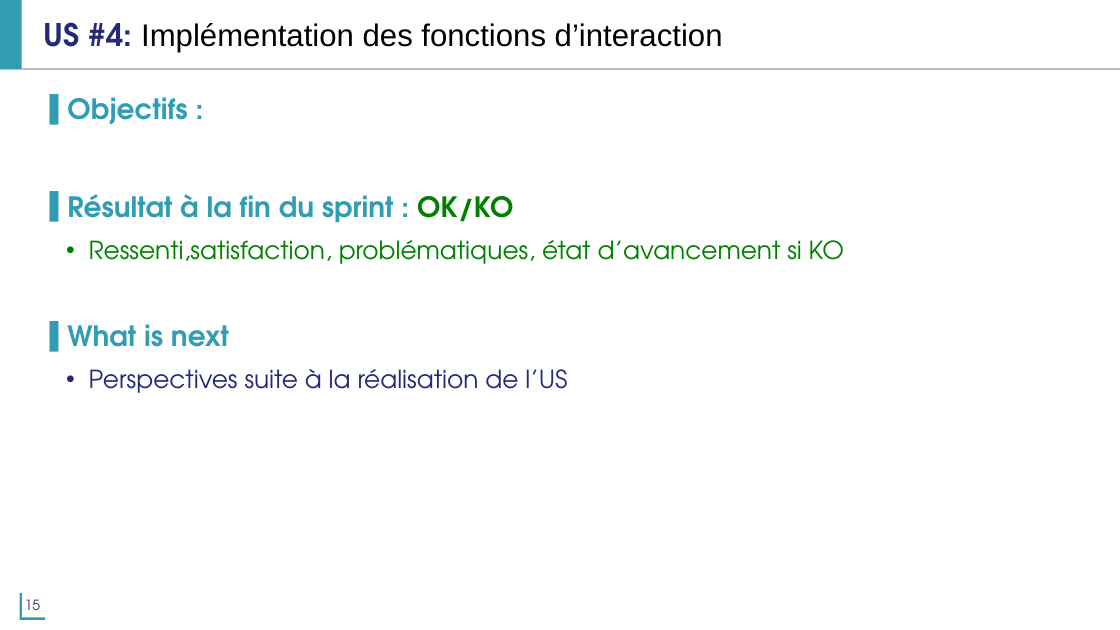
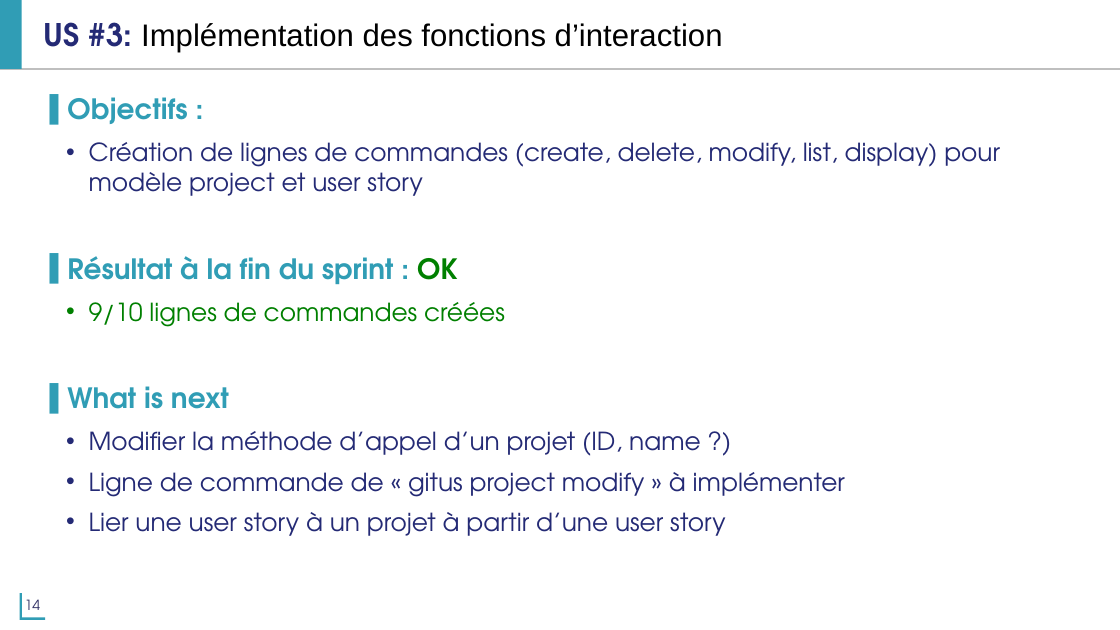
Before and after one commit to abuan/gitus, a slide deck: slide 14 of doc/Gitus_project_sprint_1.pptx (slide 15 before the commit). Drawn at 1120x630 pixels with LibreOffice and Linux fonts; fonts in the diff are those of the drawing; background and template pictures are left out. Boxes give left, top, right and bottom in pixels: in the first picture for what was removed or moved away, otherwise in the second. Text is boxed around its words. In the diff, an @@ line names an element or a change of style, - is before the commit and + after.

Commit message:
Ajout diapo final sprint review

```diff
--- a/doc/Gitus_project_sprint_1.pptx
+++ b/doc/Gitus_project_sprint_1.pptx
@@ title at (x1=44, y1=22, x2=723, y2=53): text changed @@
-US #4: Implémentation des fonctions d’interaction
+US #3: Implémentation des fonctions d’interaction
@@ text at (x1=67, y1=142, x2=1000, y2=327): text changed; text colour #008000 to #242A75 @@
-▌ Résultat à la fin du sprint : OK/KO
-  • Ressenti,satisfaction, problématiques, état d’avancement si KO
+  • Création de lignes de commandes (create, delete, modify, list, display) pour modèle project et user story
+▌ Résultat à la fin du sprint : OK
+  • 9/10 lignes de commandes créées
@@ text at (x1=89, y1=431, x2=845, y2=536): text changed @@
-  • Perspectives suite à la réalisation de l’US
+  • Modifier la méthode d’appel d’un projet (ID, name ?)
+  • Ligne de commande de « gitus project modify » à implémenter
+  • Lier une user story à un projet à partir d’une user story
@@ page number at (x1=25, y1=599, x2=40, y2=618): text changed @@
-15
+14
```
Also in this commit, not shown: 9 other slides changed, 1 slide removed.
